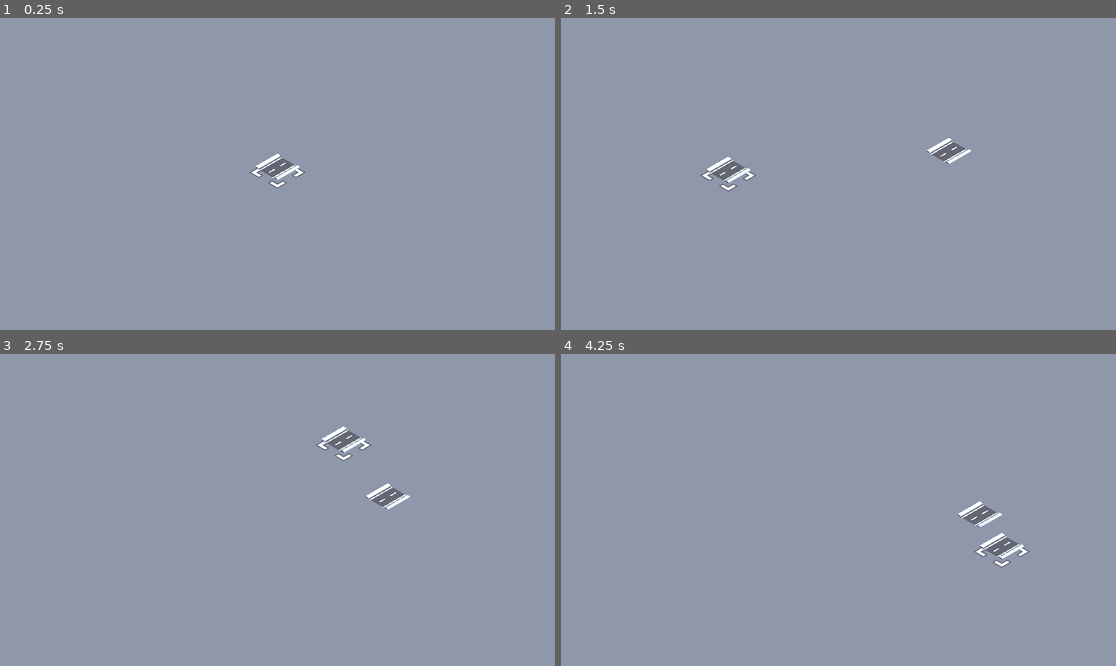
Above: before the commit, frames 1-4 (two rows, left to right).
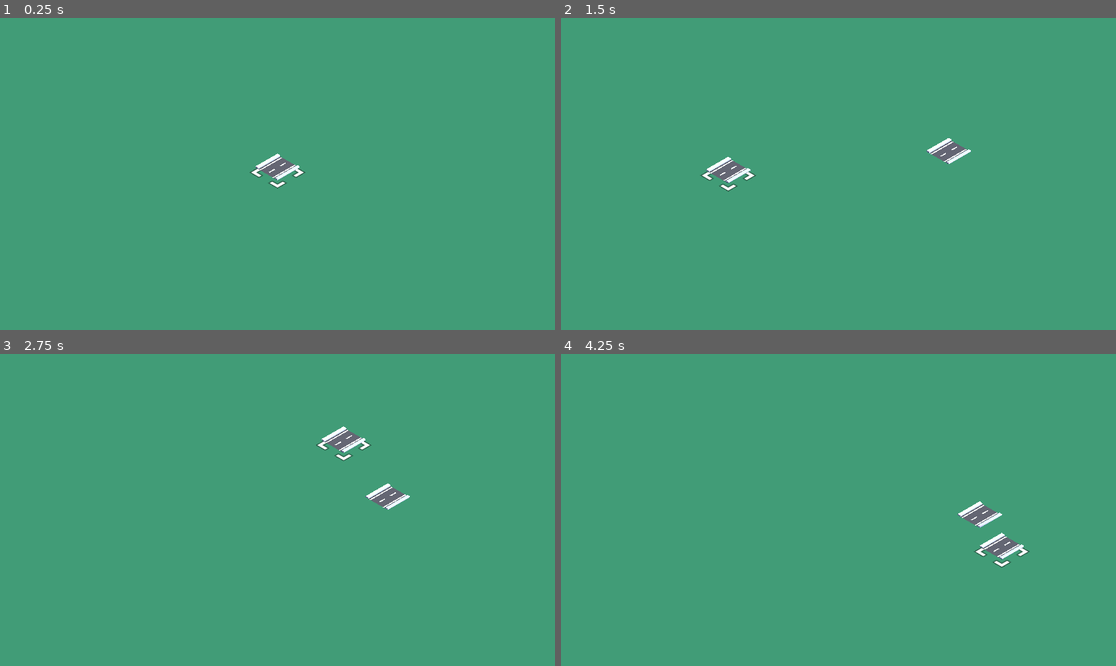
Above: after the commit, the same moments.

Repository: Marcus5408/publicworks
Game: Godot game, scene res://scenes/main.tscn
Two runs of this game, one before a commit and one after it. Both use one fixed random seed, a clock stepped at 60 frames per second and the inputs below.
Inputs (mouse positions are in pixels of both pictures, inside the frame that each line leads up to):
- Up to frame 1 (0.25 s): no input
- Up to frame 2 (1.5 s): tap Enter at 0.5 s; move the mouse to (960, 158) at 0.52 s; click (960, 158) at 0.6 s; tap Space at 1.25 s; move the mouse to (727, 189) at 1.27 s; tap S (camera_back) at 1.35 s
- Up to frame 3 (2.75 s): move the mouse to (333, 441) at 2.02 s; hold F (camera_center) from 2.03 s (still down)
- Up to frame 4 (4.25 s): move the mouse to (810, 572) at 2.77 s; release F (camera_center) at 2.78 s; tap W (camera_forward) at 2.85 s; move the mouse to (1005, 556) at 3.52 s; tap A (camera_left) at 3.6 s

The runs differ from the first frame. In frame 1, 100% of the frame differs, in the area x 0-100%, y 0-100%; in frame 2, 99%; in frame 3, 99%; in frame 4, 99%.

Commit message:
feat: update background color in main environment

Diff:
--- a/scenes/main-environment.tres
+++ b/scenes/main-environment.tres
@@ -11,7 +11,7 @@
 
 [resource]
 background_mode = 1
-background_color = Color(0.560784, 0.592157, 0.670588, 1)
+background_color = Color(0.256593, 0.609645, 0.465341, 1)
 sky = SubResource("Sky_7bk1c")
 ambient_light_source = 2
 ambient_light_color = Color(0.662745, 0.694118, 0.772549, 1)
